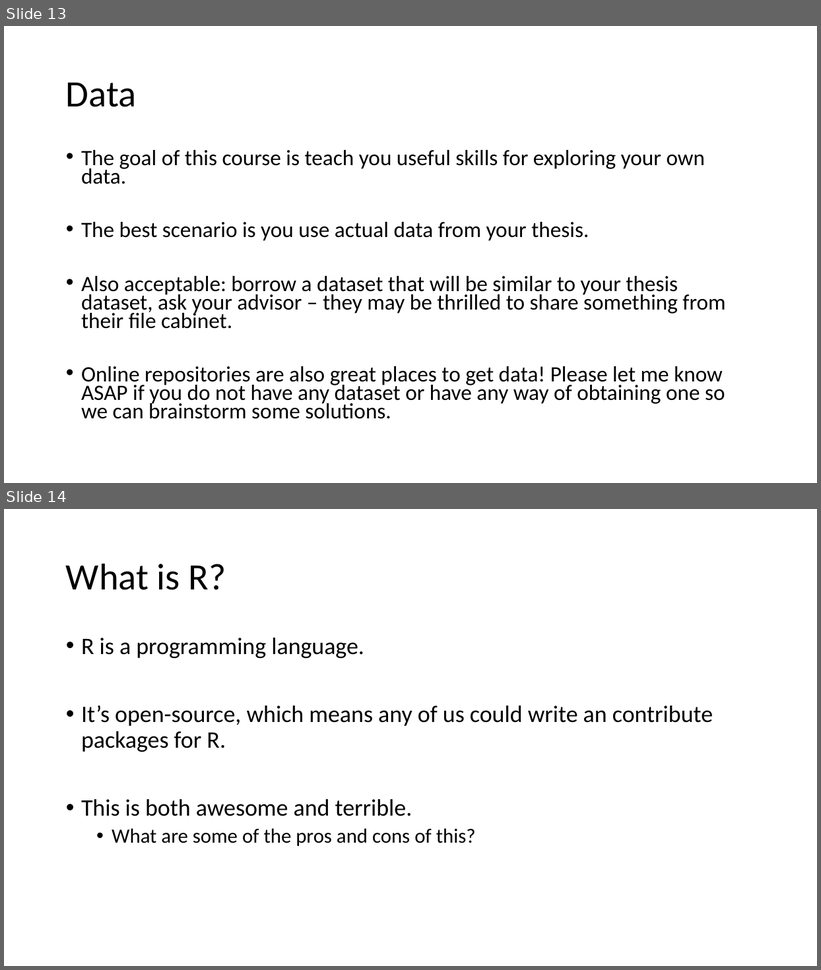
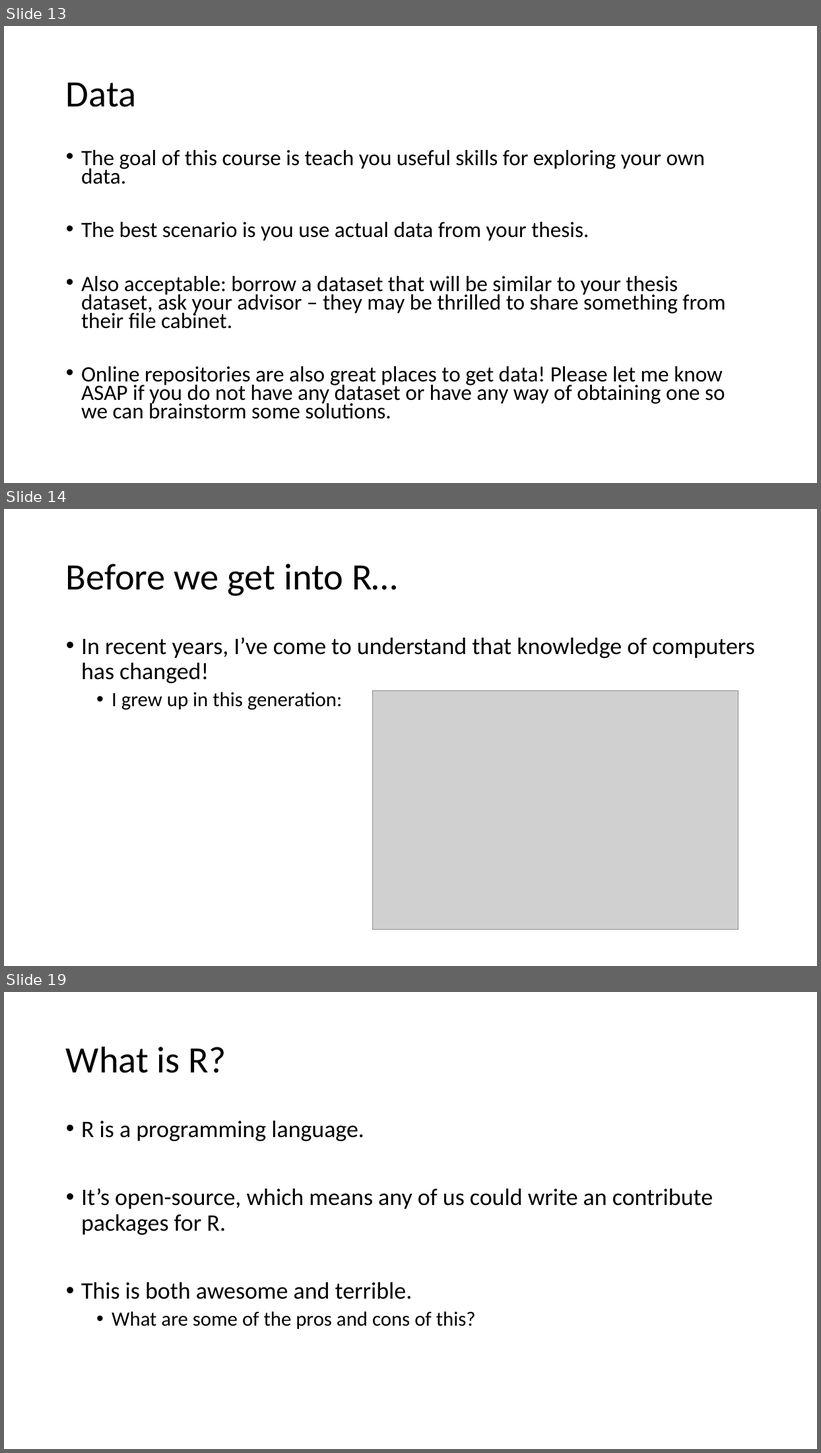
Before and after one commit to VTQuantMethodsEEB/klangwig, a slide deck: lectures/week_1_intro_to_R/le1_intro_to_R.pptx. Shown one above the other, each under a label of ours: slides 13 and 14 before the commit, slides 13, 14 and 19 after it; the slides between them are not shown. The pictures are 821x970 and 821x1453 pixels, drawn with LibreOffice and Linux fonts; fonts in the diff are those of the drawing; grey boxes stand for pictures. Boxes give left, top, right and bottom in pixels: in the first picture for what was removed or moved away, otherwise in the second. Text is boxed around its words. In the diff, an @@ line names an element or a change of style, - is before the commit and + after.

```diff
--- a/lectures/week_1_intro_to_R/le1_intro_to_R.pptx
+++ b/lectures/week_1_intro_to_R/le1_intro_to_R.pptx
@@ slide 14 added at (4,509,817,966), background #FFFFFF @@
@@ title added at (66,564,398,596), 44 pt, text #000000 @@
+Before we get into R…
@@ text added at (81,637,755,710), 28 pt, text #000000 @@
+• In recent years, I’ve come to understand that knowledge of computers has changed!
+  • I grew up in this generation:
@@ picture added at (373,691,739,931) @@
@@ what was slide 14 is now slide 19 @@
```
Also in this commit, not shown: 4 slides changed, 4 other slides added, 6 other files.
